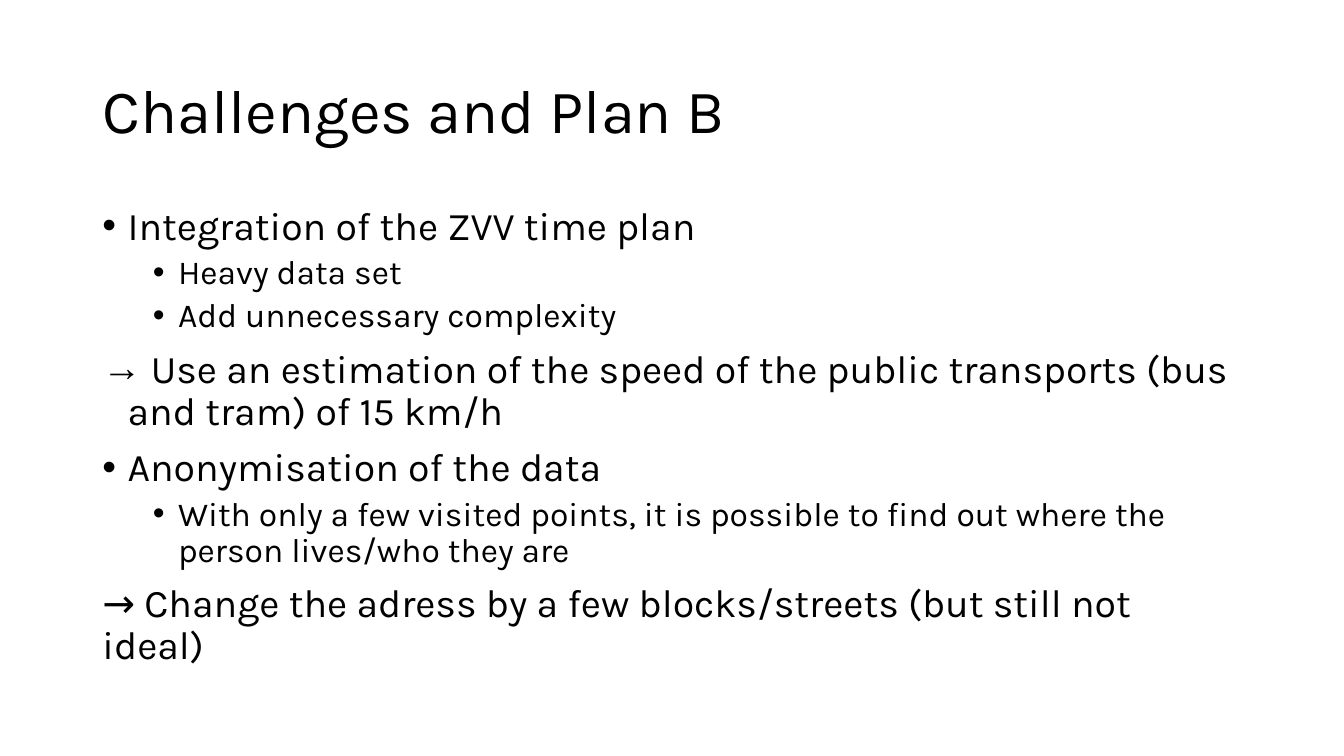
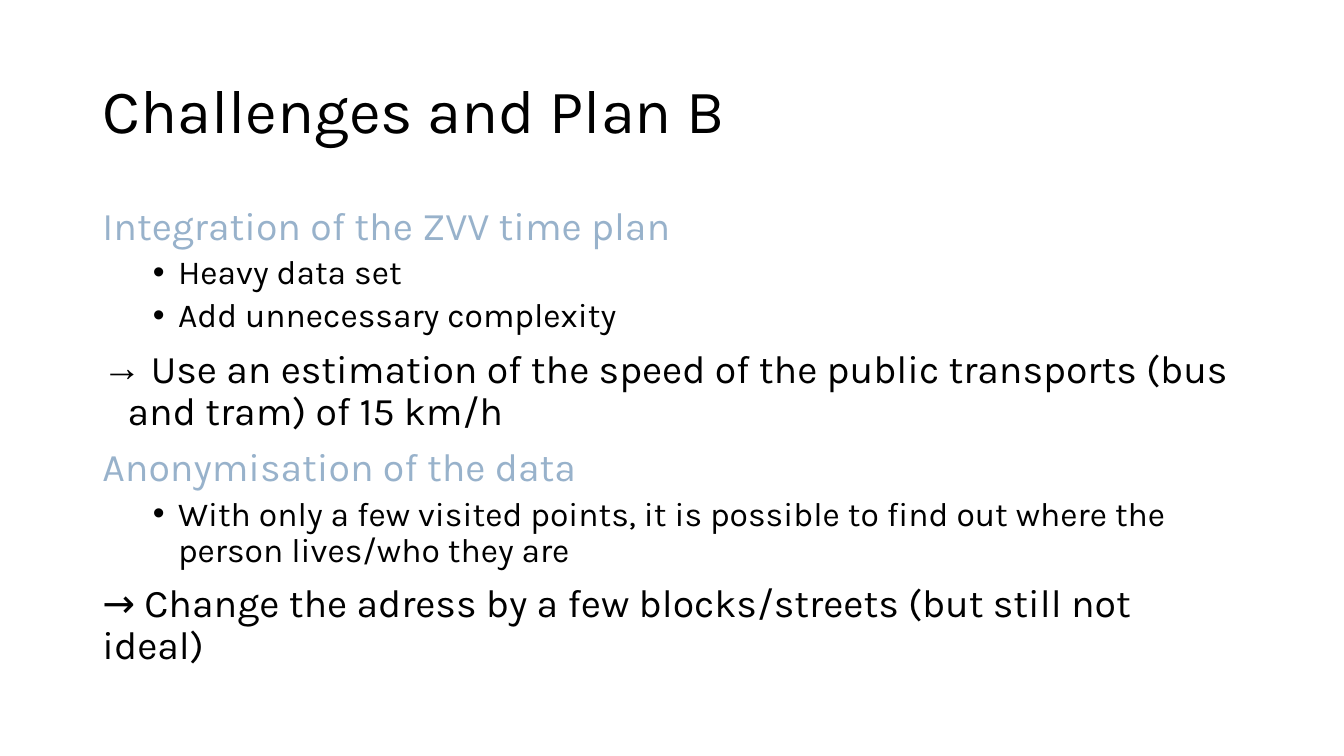
Before and after one commit to nono2001geek/Semester_Project_Lucie_No-mie, a slide deck: slide 10 of The 15-Minute City in Practice.pptx. Drawn at 1344x756 pixels with LibreOffice and Linux fonts; fonts in the diff are those of the drawing. Boxes give left, top, right and bottom in pixels: in the first picture for what was removed or moved away, otherwise in the second. Text is boxed around its words. In the diff, an @@ line names an element or a change of style, - is before the commit and + after.

```diff
--- a/The 15-Minute City in Practice.pptx
+++ b/The 15-Minute City in Practice.pptx
@@ text at (x1=102, y1=213, x2=670, y2=491): text colour #000000 to #98B2CB in "Integration of the ZVV time plan", "Anonymisation of the data"; bullet • to none @@
```
Also in this commit, not shown: 3 other slides changed.
